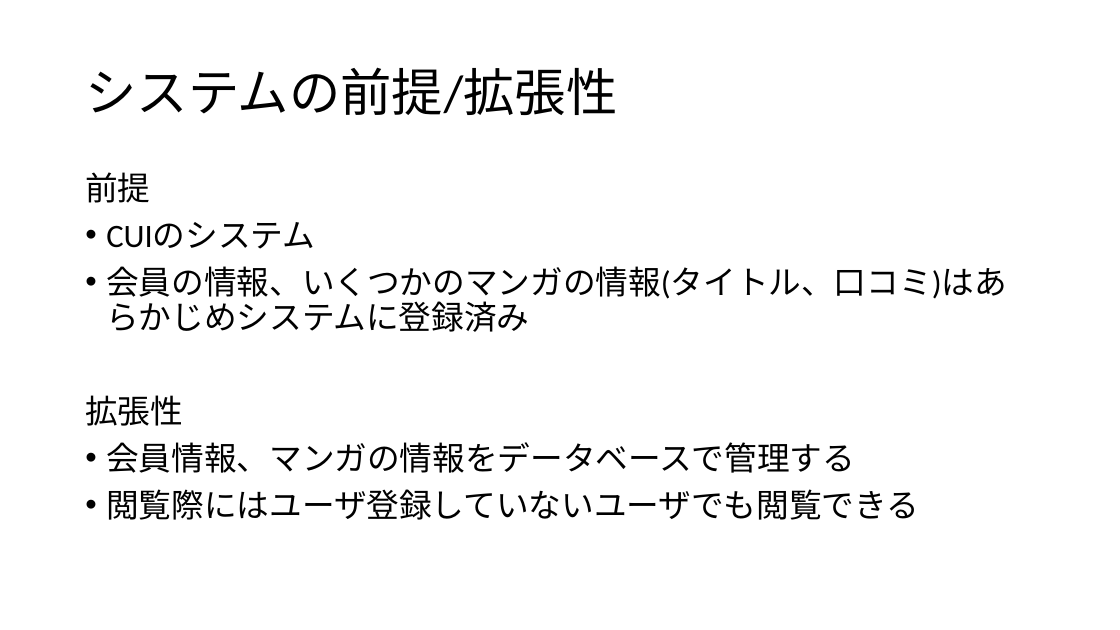
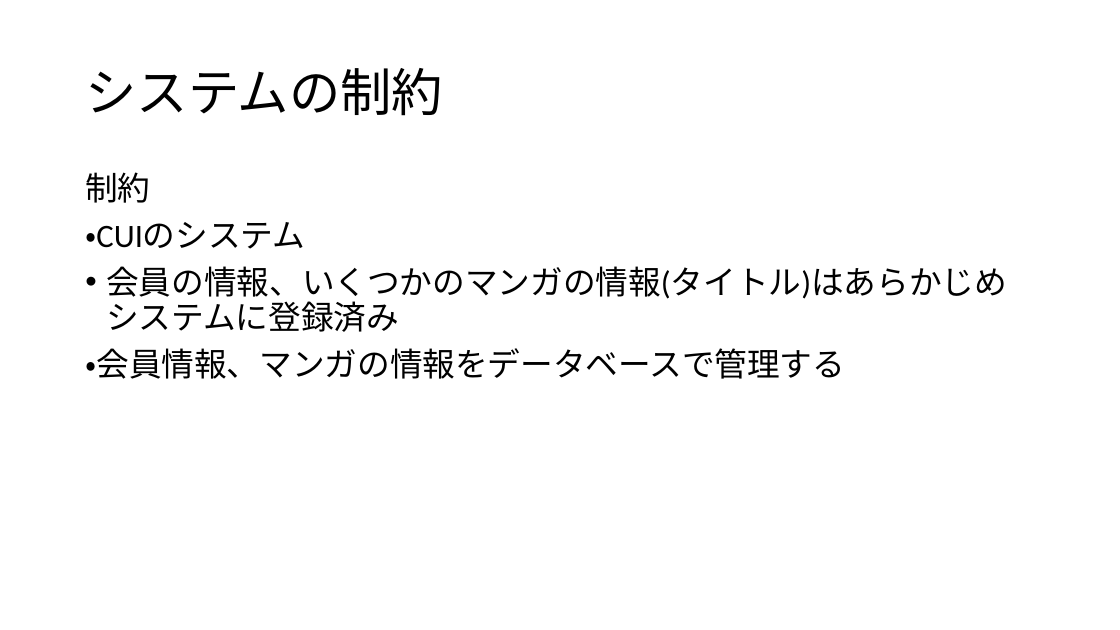
Before and after one commit to Kenta-Shiro/MiniPro2, a slide deck: slide 4 of 要求分析/漫画口コミ投稿システム_要求書.pptx. Drawn at 1120x630 pixels with LibreOffice and Linux fonts; fonts in the diff are those of the drawing. Boxes give left, top, right and bottom in pixels: in the first picture for what was removed or moved away, otherwise in the second. Text is boxed around its words. In the diff, an @@ line names an element or a change of style, - is before the commit and + after.

```diff
--- a/要求分析/漫画口コミ投稿システム_要求書.pptx
+++ b/要求分析/漫画口コミ投稿システム_要求書.pptx
@@ title at (x1=85, y1=68, x2=443, y2=116): text changed @@
-システムの前提/拡張性
+システムの制約
@@ text at (x1=85, y1=172, x2=1007, y2=379): text changed @@
-前提
-• CUIのシステム
-• 会員の情報、いくつかのマンガの情報(タイトル、口コミ)はあらかじめシステムに登録済み
-拡張性
-• 会員情報、マンガの情報をデータベースで管理する
-• 閲覧際にはユーザ登録していないユーザでも閲覧できる
+制約
+・CUIのシステム
+• 会員の情報、いくつかのマンガの情報(タイトル)はあらかじめシステムに登録済み
+・会員情報、マンガの情報をデータベースで管理する
```
Also in this commit, not shown: 2 other slides changed, 2 other files.
